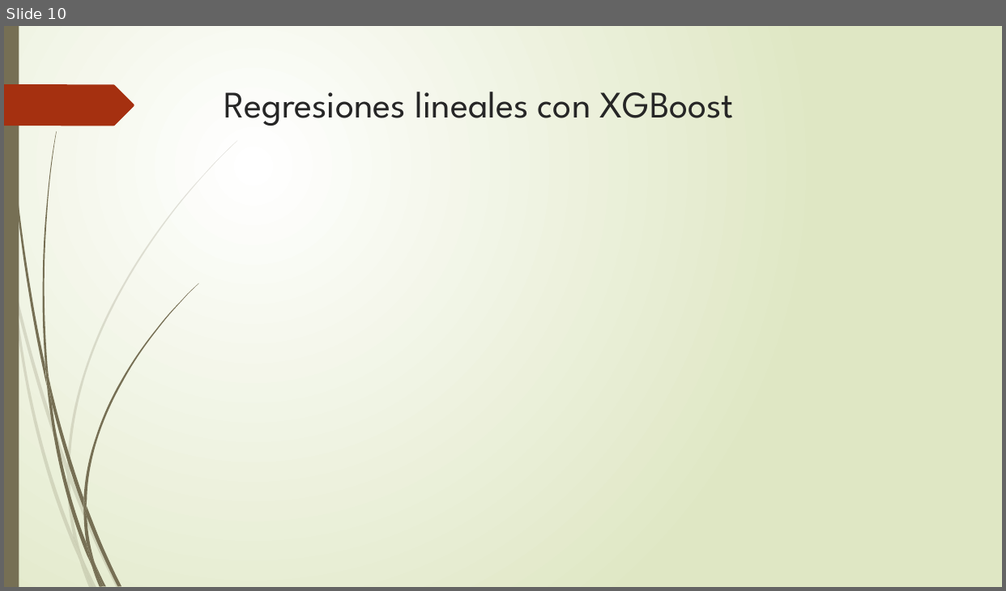
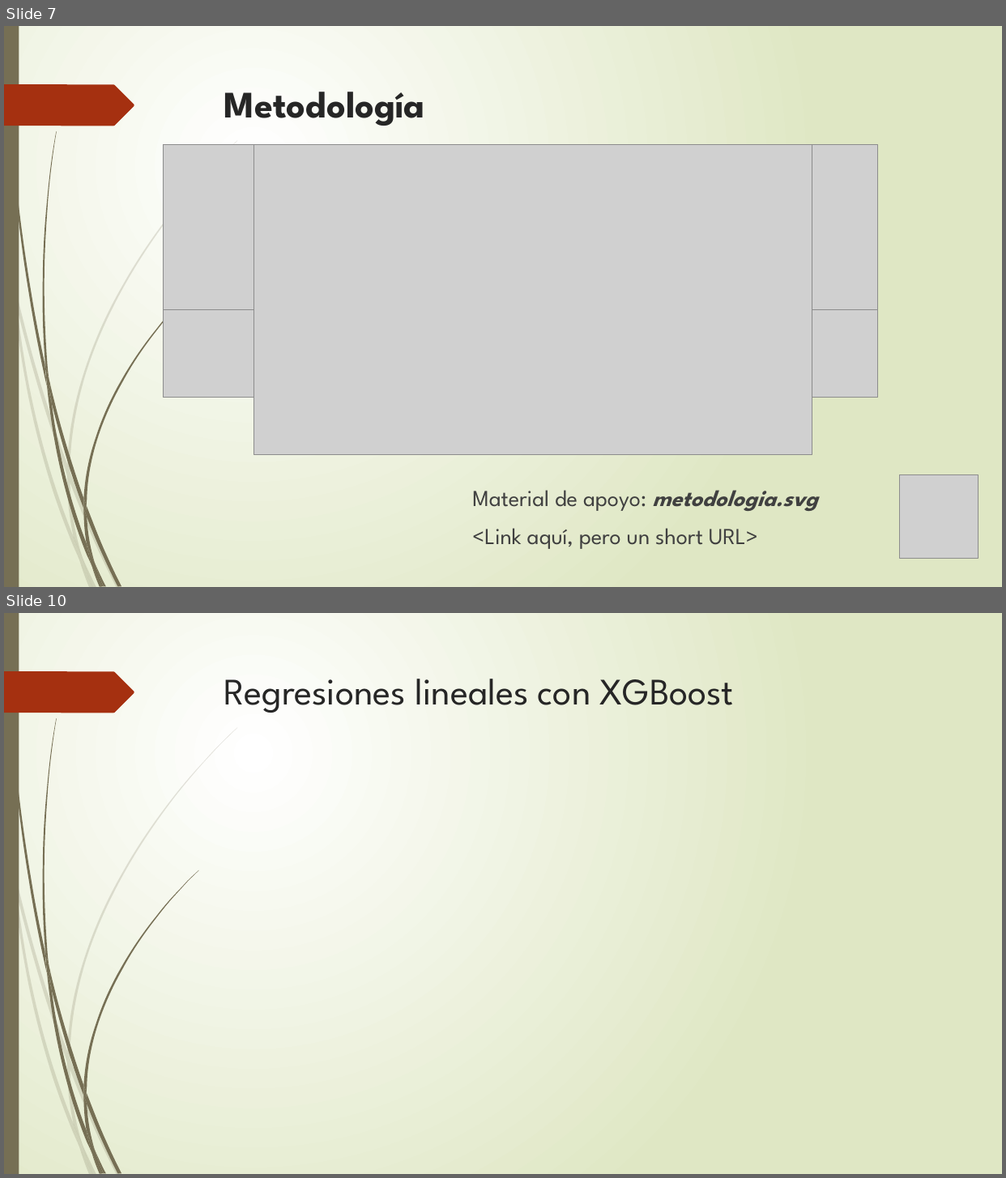
Before and after one commit to corderobot/Kaggle_House-Prices, a slide deck: Docs/House Prices.pptx. Shown one above the other, each under a label of ours: slide 10 before the commit, slides 7 and 10 after it; the slides between them are not shown. The pictures are 1006x591 and 1006x1178 pixels, drawn with LibreOffice and Linux fonts; fonts in the diff are those of the drawing; grey boxes stand for pictures. Boxes give left, top, right and bottom in pixels: in the first picture for what was removed or moved away, otherwise in the second. Text is boxed around its words. In the diff, an @@ line names an element or a change of style, - is before the commit and + after.

```diff
--- a/Docs/House Prices.pptx
+++ b/Docs/House Prices.pptx
@@ slide 7 added at (x1=4, y1=26, x2=1002, y2=587), background gradient #FFFFFF to #DFE8C4; not listed: 24 template elements that a slide beside it also shows @@
@@ title added at (x1=224, y1=92, x2=424, y2=126), 36 pt, text #262626, bold @@
+Metodología
@@ picture added at (x1=163, y1=144, x2=878, y2=397) @@
@@ picture added at (x1=163, y1=144, x2=878, y2=310) @@
@@ picture added at (x1=254, y1=144, x2=812, y2=455) @@
@@ picture added at (x1=900, y1=476, x2=978, y2=559) @@
@@ text added at (x1=472, y1=490, x2=817, y2=549), 22 pt, text #404040 @@
+Material de apoyo: metodologia.svg
+<Link aquí, pero un short URL>
```
Also in this commit, not shown: 5 slides changed, 8 other slides added, 4 slides removed.
